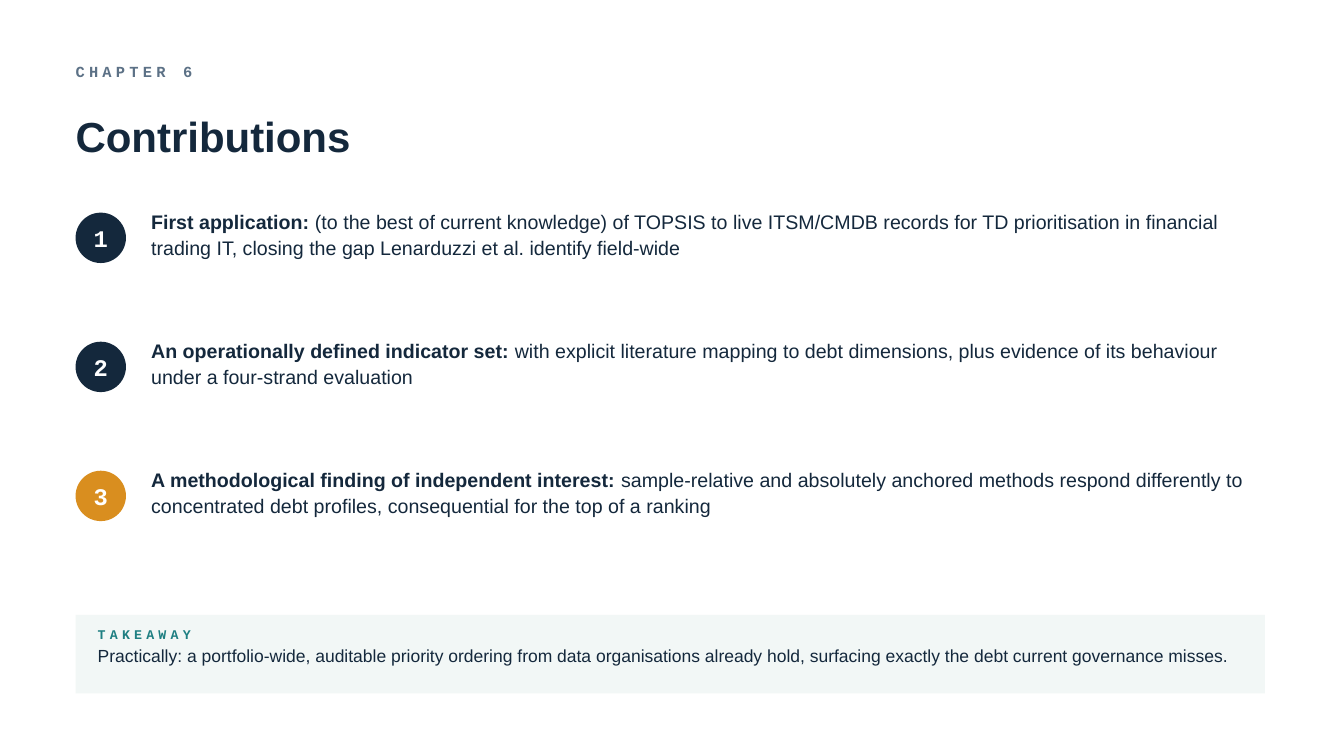
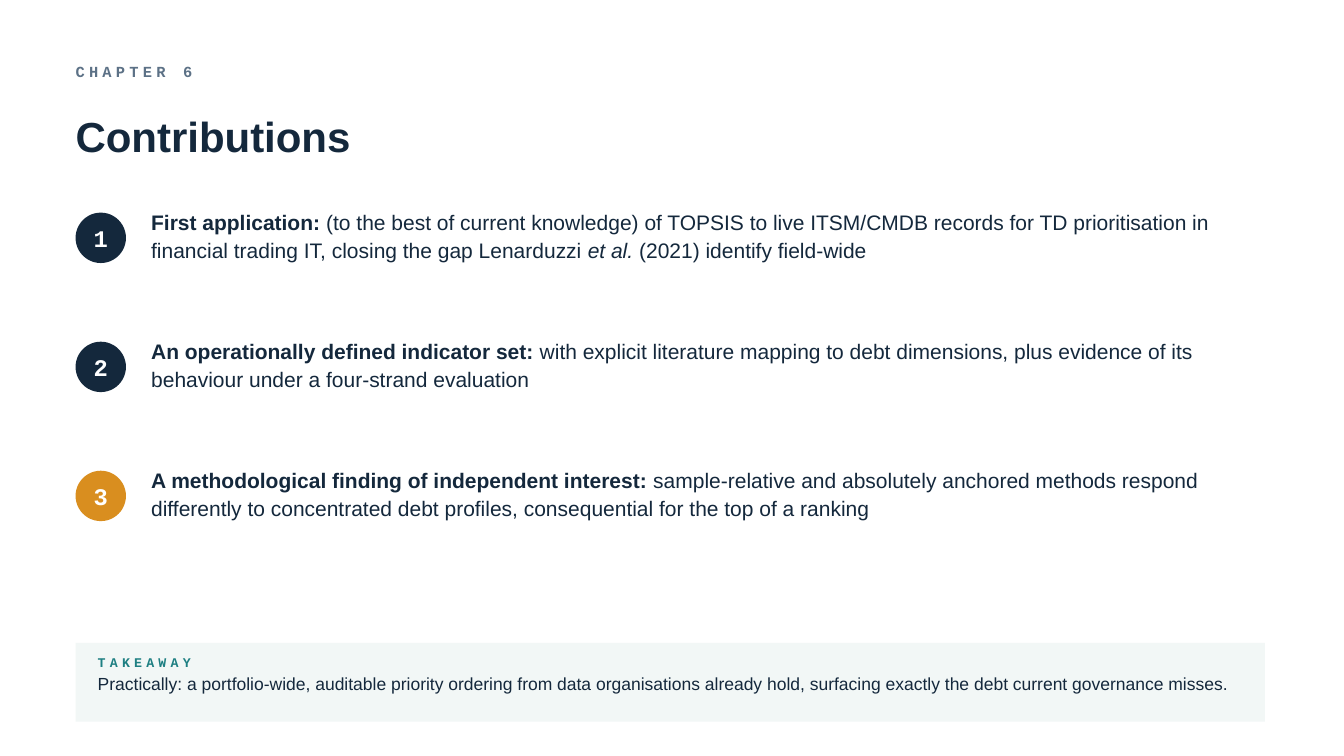
Before and after one commit to TobiZeier/MScProject, a slide deck: slide 15 of presentation/defense.pptx. Drawn at 1344x756 pixels with LibreOffice and Linux fonts; fonts in the diff are those of the drawing. Boxes give left, top, right and bottom in pixels: in the first picture for what was removed or moved away, otherwise in the second. Text is boxed around its words. In the diff, an @@ line names an element or a change of style, - is before the commit and + after.

Commit message:
correcting data and adding content to presentation

```diff
--- a/presentation/defense.pptx
+++ b/presentation/defense.pptx
@@ text at (151, 214, 1208, 263): text changed; size 14 to 15 pt @@
-First application: (to the best of current knowledge) of TOPSIS to live ITSM/CMDB records for TD prioritisation in financial trading IT, closing the gap Lenarduzzi et al. identify field-wide
+First application: (to the best of current knowledge) of TOPSIS to live ITSM/CMDB records for TD prioritisation in financial trading IT, closing the gap Lenarduzzi et al. (2021) identify field-wide
@@ text "An operationally defined indicator set: ..." at (151, 343, 1192, 388): size 14 to 15 pt @@
@@ text "A methodological finding of independent ..." at (151, 472, 1198, 521): size 14 to 15 pt @@
@@ 2 texts, 1 rectangle: place and size @@
-2 texts, 1 rectangle at (76, 615, 1265, 694)
+2 texts, 1 rectangle at (76, 643, 1265, 722)
```
Also in this commit, not shown: 14 other slides changed, 10 other files.
